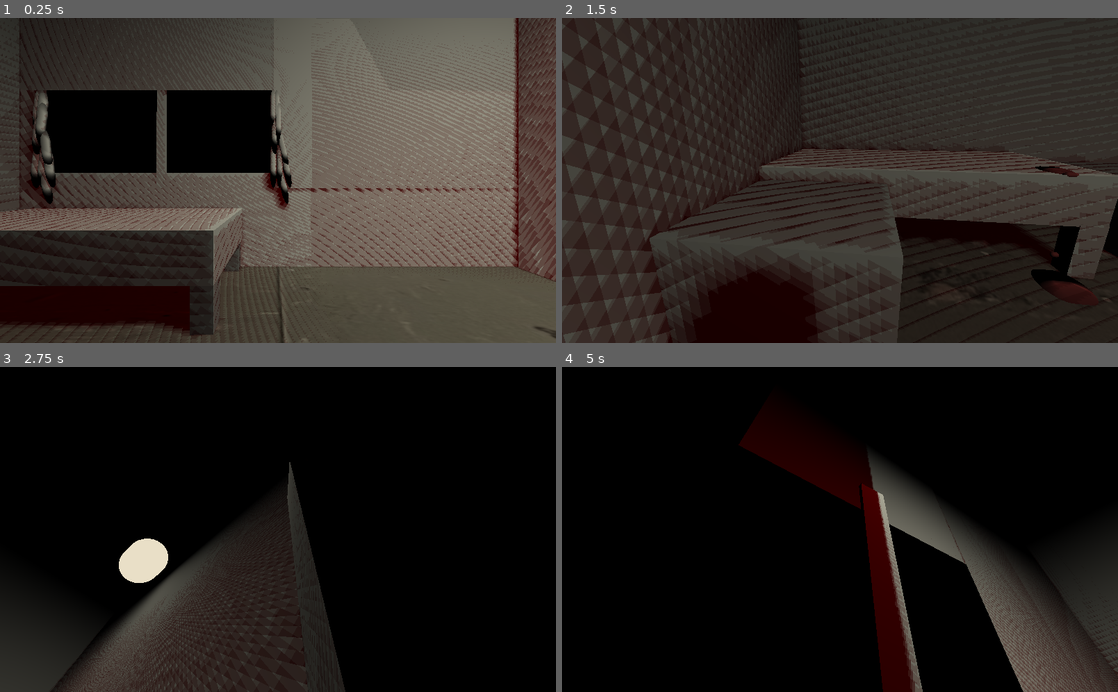
Above: before the commit, frames 1-4 (two rows, left to right).
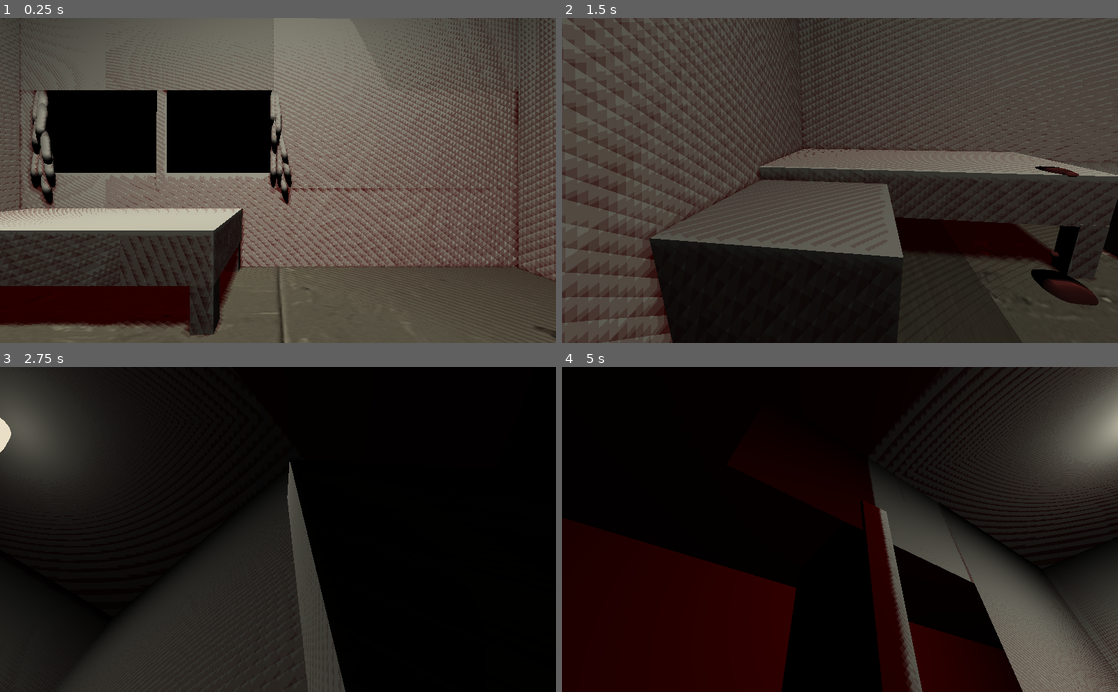
Above: after the commit, the same moments.

Repository: KGP-67/AR218_Petzold
Game: Godot game, scene res://Levels/Room.tscn
Two runs of this game, one before a commit and one after it. Both use one fixed random seed, a clock stepped at 60 frames per second and the inputs below. The project has no main scene, so this scene is started directly.
Inputs (mouse positions are in pixels of both pictures, inside the frame that each line leads up to):
- Up to frame 1 (0.25 s): no input
- Up to frame 2 (1.5 s): tap Enter at 0.5 s; move the mouse to (962, 164) at 0.52 s; hold Right (move_right) 0.53-1.28 s; tap Space (jump) at 0.77 s; move the mouse to (728, 196) at 1.27 s; hold O (move_backward) from 1.28 s (still down)
- Up to frame 3 (2.75 s): tap Space (jump) at 1.52 s; move the mouse to (333, 458) at 2.02 s; release O (move_backward) at 2.03 s; hold Right (move_right) from 2.03 s (still down)
- Up to frame 4 (5 s): move the mouse to (812, 594) at 2.77 s; release Right (move_right) at 2.78 s; hold , (move_forward) 2.78-3.53 s; tap Space (jump) at 3.02, 3.77, 4.52 s; move the mouse to (1006, 578) at 3.52 s; hold A (move_left) from 3.53 s (still down); move the mouse to (673, 480) at 4.27 s

The runs differ from the first frame. In frame 1, 44% of the frame differs, in the area x 0-100%, y 0-100%; in frame 2, 52%; in frame 3, 13%; in frame 4, 39%.

Commit message:
November 2

Diff:
--- a/3D_World_Workshop-main/3D_World_Workshop-main/3D_World_Workshop/Levels/Room.tscn
+++ b/3D_World_Workshop-main/3D_World_Workshop-main/3D_World_Workshop/Levels/Room.tscn
@@ -6,74 +6,29 @@
 [ext_resource path="res://Scenes/Bed2.tscn" type="PackedScene" id=4]
 [ext_resource path="res://Scenes/Walls.tscn" type="PackedScene" id=5]
 [ext_resource path="res://Scenes/Window Wall.tscn" type="PackedScene" id=6]
-[ext_resource path="res://Swinging Door.tscn" type="PackedScene" id=7]
+[ext_resource path="res://Scenes/Swinging Door.tscn" type="PackedScene" id=7]
 [ext_resource path="res://Scenes/Lamp.tscn" type="PackedScene" id=8]
 [ext_resource path="res://PanoramicPhotos/ESO_-_Milky_Way.jpeg" type="Texture" id=9]
+[ext_resource path="res://Scenes/Blood.tscn" type="PackedScene" id=10]
+[ext_resource path="res://Audio/Fan_01.ogg" type="AudioStream" id=11]
 
 [sub_resource type="CubeMesh" id=1]
 material = ExtResource( 3 )
 
 [sub_resource type="BoxShape" id=2]
 
-[sub_resource type="PanoramaSky" id=6]
+[sub_resource type="PlaneMesh" id=3]
+
+[sub_resource type="PanoramaSky" id=4]
 panorama = ExtResource( 9 )
 
-[sub_resource type="Environment" id=7]
+[sub_resource type="Environment" id=5]
 background_mode = 2
-background_sky = SubResource( 6 )
-
-[sub_resource type="Animation" id=5]
-resource_name = "See Through"
-loop = true
-tracks/0/type = "value"
-tracks/0/path = NodePath(".:rotation_degrees")
-tracks/0/interp = 1
-tracks/0/loop_wrap = true
-tracks/0/imported = false
-tracks/0/enabled = true
-tracks/0/keys = {
-"times": PoolRealArray( 0, 0.5 ),
-"transitions": PoolRealArray( 1, 1 ),
-"update": 0,
-"values": [ Vector3( 0, 88.34, 0 ), Vector3( 0, 179.029, 0 ) ]
-}
-tracks/1/type = "value"
-tracks/1/path = NodePath(".:translation")
-tracks/1/interp = 1
-tracks/1/loop_wrap = true
-tracks/1/imported = false
-tracks/1/enabled = true
-tracks/1/keys = {
-"times": PoolRealArray( 0, 0.5 ),
-"transitions": PoolRealArray( 1, 1 ),
-"update": 0,
-"values": [ Vector3( 16.1367, 8.71725, 18.2081 ), Vector3( 20.8432, 8.71725, 14.2376 ) ]
-}
-
-[sub_resource type="CapsuleMesh" id=8]
-
-[sub_resource type="CapsuleMesh" id=9]
-
-[sub_resource type="SpatialMaterial" id=10]
-flags_transparent = true
-albedo_color = Color( 0.596078, 0.219608, 0.219608, 1 )
-
-[sub_resource type="Animation" id=11]
-resource_name = "Blood Drip"
-length = 2.0
-loop = true
-tracks/0/type = "value"
-tracks/0/path = NodePath(".:translation")
-tracks/0/interp = 1
-tracks/0/loop_wrap = true
-tracks/0/imported = false
-tracks/0/enabled = true
-tracks/0/keys = {
-"times": PoolRealArray( 0, 0.5, 1, 1.5, 2 ),
-"transitions": PoolRealArray( 1, 1, 1, 1, 1 ),
-"update": 0,
-"values": [ Vector3( -9.58038, 4.09551, 1.33311 ), Vector3( -9.58, 4, 1.333 ), Vector3( -9.58, 2, 1.333 ), Vector3( -9.58, 1, 1.333 ), Vector3( -9.58, 0, 1.333 ) ]
-}
+background_sky = SubResource( 4 )
+
+[sub_resource type="CapsuleMesh" id=6]
+
+[sub_resource type="PlaneMesh" id=7]
 
 [node name="Level0" type="Spatial"]
 
@@ -89,8 +44,34 @@
 [node name="CollisionShape" type="CollisionShape" parent="Ground"]
 shape = SubResource( 2 )
 
+[node name="Hallway Ground" type="StaticBody" parent="."]
+transform = Transform( -100.949, 0, 0, 0, 0.5, 0, 0, 0, 18.3465, 0, -0.508487, 22.5245 )
+
+[node name="MeshInstance" type="MeshInstance" parent="Hallway Ground"]
+mesh = SubResource( 1 )
+material/0 = null
+
+[node name="MeshInstance" type="MeshInstance" parent="Hallway Ground/MeshInstance"]
+
+[node name="CollisionShape" type="CollisionShape" parent="Hallway Ground"]
+shape = SubResource( 2 )
+
+[node name="Ceiling" type="Node" parent="."]
+
+[node name="MeshInstance" type="MeshInstance" parent="Ceiling"]
+transform = Transform( -18.979, 8.74228e-08, 0, -1.65919e-06, -1, 0, 0, 0, 13.8306, 0, 24.7715, 0 )
+mesh = SubResource( 3 )
+material/0 = null
+
+[node name="Ceiling2" type="Node" parent="."]
+
+[node name="MeshInstance" type="MeshInstance" parent="Ceiling2"]
+transform = Transform( -109.879, 5.06137e-07, 0, -1.65919e-06, -1, 0, 0, 0, 22.2791, 0, 24.7715, 28.7045 )
+mesh = SubResource( 3 )
+material/0 = null
+
 [node name="WorldEnvironment" type="WorldEnvironment" parent="."]
-environment = SubResource( 7 )
+environment = SubResource( 5 )
 
 [node name="DirectionalLight" type="DirectionalLight" parent="."]
 transform = Transform( 1, 0, 0, 0, 0.707107, 0.707107, 0, -0.707107, 0.707107, 0, 0, 0 )
@@ -108,14 +89,7 @@
 
 [node name="Window Walls" parent="." instance=ExtResource( 6 )]
 
-[node name="Swinging Door" type="Node" parent="."]
-
-[node name="Door" parent="Swinging Door" instance=ExtResource( 7 )]
-transform = Transform( -4.32375, 0, 0.523244, 0, 8.87882, 0, -2.6548, 0, -0.852183, 19.2562, 8.71725, 15.5764 )
-
-[node name="AnimationPlayer2" type="AnimationPlayer" parent="Swinging Door/Door"]
-autoplay = "See Through"
-"anims/See Through" = SubResource( 5 )
+[node name="Swinging Door" parent="." instance=ExtResource( 7 )]
 
 [node name="Lamp" parent="." instance=ExtResource( 8 )]
 
@@ -123,118 +97,124 @@
 
 [node name="MeshInstance" type="MeshInstance" parent="Curtain"]
 transform = Transform( 0.206395, 0, 0, 0, 0.398941, -0.916977, 0, 0.256862, 0.111751, -0.312258, 10.1419, -15.1717 )
-mesh = SubResource( 8 )
+mesh = SubResource( 6 )
 material/0 = null
 
 [node name="MeshInstance6" type="MeshInstance" parent="Curtain"]
 transform = Transform( 0.206395, 0, 0, 0, 0.398941, -0.916977, 0, 0.256862, 0.111751, -0.070528, 10.1419, -15.1717 )
-mesh = SubResource( 8 )
+mesh = SubResource( 6 )
 material/0 = null
 
 [node name="MeshInstance2" type="MeshInstance" parent="Curtain"]
 transform = Transform( 0.206395, 0, 0, 0, 0.398941, -0.916977, 0, 0.256862, 0.111751, -0.00173235, 9.34994, -15.0687 )
-mesh = SubResource( 8 )
+mesh = SubResource( 6 )
 material/0 = null
 
 [node name="MeshInstance3" type="MeshInstance" parent="Curtain"]
 transform = Transform( 0.206395, 0, 0, 0, 0.398941, -0.916977, 0, 0.256862, 0.111751, -0.228655, 8.65225, -15.0687 )
-mesh = SubResource( 8 )
+mesh = SubResource( 6 )
 material/0 = null
 
 [node name="MeshInstance4" type="MeshInstance" parent="Curtain"]
 transform = Transform( 0.206395, 0, 0, 0, 0.398941, -0.916977, 0, 0.256862, 0.111751, 0.118242, 6.58902, -15.0687 )
-mesh = SubResource( 8 )
+mesh = SubResource( 6 )
 material/0 = null
 
 [node name="MeshInstance5" type="MeshInstance" parent="Curtain"]
 transform = Transform( 0.206395, 0, 0, 0, 0.398941, -0.916977, 0, 0.256862, 0.111751, -0.303656, 6.58902, -15.0687 )
-mesh = SubResource( 8 )
+mesh = SubResource( 6 )
 material/0 = null
 
 [node name="MeshInstance7" type="MeshInstance" parent="Curtain"]
 transform = Transform( 0.20118, -0.0586548, 0.19766, 0.0420617, 0.395304, -0.895478, -0.0188711, 0.255787, 0.111283, 0.489571, 6.58902, -15.0687 )
-mesh = SubResource( 8 )
+mesh = SubResource( 6 )
 material/0 = null
 
 [node name="MeshInstance8" type="MeshInstance" parent="Curtain"]
 transform = Transform( 0.20118, -0.0586548, 0.19766, 0.0420617, 0.395304, -0.895478, -0.0188711, 0.255787, 0.111283, 0.29549, 7.66452, -15.0687 )
-mesh = SubResource( 8 )
+mesh = SubResource( 6 )
 material/0 = null
 
 [node name="MeshInstance9" type="MeshInstance" parent="Curtain"]
 transform = Transform( 0.20118, -0.0586548, 0.19766, 0.0420617, 0.395304, -0.895478, -0.0188711, 0.255787, 0.111283, 0.29549, 5.53286, -15.0687 )
-mesh = SubResource( 8 )
+mesh = SubResource( 6 )
 material/0 = null
 
 [node name="Curtain2" type="Node" parent="."]
 
 [node name="MeshInstance" type="MeshInstance" parent="Curtain2"]
 transform = Transform( 0.206395, 0, 0, 0, 0.398941, -0.916977, 0, 0.256862, 0.111751, -15.6293, 10.1419, -15.1717 )
-mesh = SubResource( 8 )
+mesh = SubResource( 6 )
 material/0 = null
 
 [node name="MeshInstance6" type="MeshInstance" parent="Curtain2"]
 transform = Transform( 0.206395, 0, 0, 0, 0.398941, -0.916977, 0, 0.256862, 0.111751, -15.3876, 10.1419, -15.1717 )
-mesh = SubResource( 8 )
+mesh = SubResource( 6 )
 material/0 = null
 
 [node name="MeshInstance2" type="MeshInstance" parent="Curtain2"]
 transform = Transform( 0.206395, 0, 0, 0, 0.398941, -0.916977, 0, 0.256862, 0.111751, -15.3188, 9.34994, -15.0687 )
-mesh = SubResource( 8 )
+mesh = SubResource( 6 )
 material/0 = null
 
 [node name="MeshInstance3" type="MeshInstance" parent="Curtain2"]
 transform = Transform( 0.206395, 0, 0, 0, 0.398941, -0.916977, 0, 0.256862, 0.111751, -15.5457, 8.65225, -15.0687 )
-mesh = SubResource( 8 )
+mesh = SubResource( 6 )
 material/0 = null
 
 [node name="MeshInstance4" type="MeshInstance" parent="Curtain2"]
 transform = Transform( 0.206395, 0, 0, 0, 0.398941, -0.916977, 0, 0.256862, 0.111751, -15.1988, 6.58902, -15.0687 )
-mesh = SubResource( 8 )
+mesh = SubResource( 6 )
 material/0 = null
 
 [node name="MeshInstance5" type="MeshInstance" parent="Curtain2"]
 transform = Transform( 0.206395, 0, 0, 0, 0.398941, -0.916977, 0, 0.256862, 0.111751, -15.6207, 6.58902, -15.0687 )
-mesh = SubResource( 8 )
+mesh = SubResource( 6 )
 material/0 = null
 
 [node name="MeshInstance7" type="MeshInstance" parent="Curtain2"]
 transform = Transform( 0.20118, -0.0586548, 0.19766, 0.0420617, 0.395304, -0.895478, -0.0188711, 0.255787, 0.111283, -14.8275, 6.58902, -15.0687 )
-mesh = SubResource( 8 )
+mesh = SubResource( 6 )
 material/0 = null
 
 [node name="MeshInstance8" type="MeshInstance" parent="Curtain2"]
 transform = Transform( 0.20118, -0.0586548, 0.19766, 0.0420617, 0.395304, -0.895478, -0.0188711, 0.255787, 0.111283, -15.0216, 7.66452, -15.0687 )
-mesh = SubResource( 8 )
+mesh = SubResource( 6 )
 material/0 = null
 
 [node name="MeshInstance9" type="MeshInstance" parent="Curtain2"]
 transform = Transform( 0.20118, -0.0586548, 0.19766, 0.0420617, 0.395304, -0.895478, -0.0188711, 0.255787, 0.111283, -15.0216, 5.53286, -15.0687 )
-mesh = SubResource( 8 )
-material/0 = null
-
-[node name="Sludge" type="Node" parent="."]
-
-[node name="MeshInstance" type="MeshInstance" parent="Sludge"]
-transform = Transform( 0.752847, 0, 0, 0, 0.109634, 0, 0, 0, 0.323514, -10.548, 4.18215, 1.33311 )
-mesh = SubResource( 9 )
-material/0 = SubResource( 10 )
-
-[node name="MeshInstance3" type="MeshInstance" parent="Sludge"]
-transform = Transform( 0.10374, 0, 0, 0, 0.100068, 0, 0, 0, 0.18372, -9.76303, 4.18215, 1.33311 )
-mesh = SubResource( 9 )
-material/0 = SubResource( 10 )
-
-[node name="MeshInstance4" type="MeshInstance" parent="Sludge"]
-transform = Transform( 0.10374, 0, 0, 0, 0.100068, 0, 0, 0, 0.0942741, -9.58011, 4.02855, 1.33303 )
-mesh = SubResource( 9 )
-material/0 = SubResource( 10 )
-
-[node name="AnimationPlayer" type="AnimationPlayer" parent="Sludge/MeshInstance4"]
-autoplay = "Blood Drip"
-"anims/Blood Drip" = SubResource( 11 )
-
-[node name="MeshInstance2" type="MeshInstance" parent="Sludge"]
-transform = Transform( 0.953117, 0, 0, 0, 0.109634, 0, 0, 0, 0.546197, -8.93192, 0.0961633, 1.33311 )
-mesh = SubResource( 9 )
-material/0 = SubResource( 10 )
+mesh = SubResource( 6 )
+material/0 = null
+
+[node name="Blood" parent="." instance=ExtResource( 10 )]
+
+[node name="Hallway" type="Node" parent="."]
+
+[node name="Hall wall right" type="MeshInstance" parent="Hallway"]
+transform = Transform( -5.12087e-14, 1.29588e-07, 42.4533, -14.2675, -6.89857e-08, 0, -3.95165e-07, 1, -6.25943e-07, -59.2271, 14.32, 13.1287 )
+mesh = SubResource( 7 )
+material/0 = null
+
+[node name="Hall wall right2" type="MeshInstance" parent="Hallway"]
+transform = Transform( -5.12087e-14, 1.29588e-07, 42.4533, -14.2675, -6.89857e-08, 0, -3.95165e-07, 1, -6.25943e-07, 58.7033, 14.32, 13.1287 )
+mesh = SubResource( 7 )
+material/0 = null
+
+[node name="Hall wall right4" type="MeshInstance" parent="Hallway"]
+transform = Transform( 3.95165e-07, -1, -1.22975e-06, -14.2675, -6.89857e-08, 0, -3.39355e-14, 8.5877e-08, 42.4533, 100.621, 14.32, 21.2849 )
+mesh = SubResource( 7 )
+material/0 = null
+
+[node name="Hall wall right5" type="MeshInstance" parent="Hallway"]
+transform = Transform( -3.95165e-07, 1, -2.48164e-06, -14.2675, -6.89857e-08, 0, 6.84819e-14, -1.733e-07, -42.4533, -100.585, 14.32, 21.2849 )
+mesh = SubResource( 7 )
+material/0 = null
+
+[node name="Hall wall right3" type="MeshInstance" parent="Hallway"]
+transform = Transform( -1.23138e-13, 3.11612e-07, 102.085, 14.2675, 1.56408e-07, -5.47217e-14, 1.64247e-06, -1, 6.25943e-07, -0.422264, 14.32, 38.522 )
+mesh = SubResource( 7 )
+material/0 = null
+
+[node name="Fan" type="AudioStreamPlayer" parent="."]
+stream = ExtResource( 11 )
--- /dev/null
+++ b/3D_World_Workshop-main/3D_World_Workshop-main/3D_World_Workshop/Scenes/3D Scan.tscn
@@ -0,0 +1,14 @@
+[gd_scene load_steps=4 format=2]
+
+[ext_resource path="res://3D Scan/Katie.png" type="Texture" id=1]
+[ext_resource path="res://3D Scan/Katie.obj" type="ArrayMesh" id=2]
+
+[sub_resource type="SpatialMaterial" id=1]
+albedo_texture = ExtResource( 1 )
+
+[node name="Spatial" type="Spatial"]
+
+[node name="Katie" type="MeshInstance" parent="."]
+transform = Transform( 1, 0, 0, 0, -4.37114e-08, 1, 0, -1, -4.37114e-08, 0, 0, 0 )
+mesh = ExtResource( 2 )
+material/0 = SubResource( 1 )
--- /dev/null
+++ b/3D_World_Workshop-main/3D_World_Workshop-main/3D_World_Workshop/Scenes/Blood.tscn
@@ -0,0 +1,70 @@
+[gd_scene load_steps=5 format=2]
+
+[ext_resource path="res://Audio/Water drip_01.ogg" type="AudioStream" id=1]
+
+[sub_resource type="CapsuleMesh" id=1]
+
+[sub_resource type="SpatialMaterial" id=2]
+flags_transparent = true
+albedo_color = Color( 0.596078, 0.219608, 0.219608, 1 )
+
+[sub_resource type="Animation" id=3]
+length = 2.0
+loop = true
+tracks/0/type = "value"
+tracks/0/path = NodePath(".:translation")
+tracks/0/interp = 1
+tracks/0/loop_wrap = true
+tracks/0/imported = false
+tracks/0/enabled = true
+tracks/0/keys = {
+"times": PoolRealArray( 0, 0.5, 1, 1.5, 2 ),
+"transitions": PoolRealArray( 1, 1, 1, 1, 1 ),
+"update": 0,
+"values": [ Vector3( -9.58038, 4.09551, 1.33311 ), Vector3( -9.58, 4, 1.333 ), Vector3( -9.58, 2, 1.333 ), Vector3( -9.58, 1, 1.333 ), Vector3( -9.58, 0, 1.333 ) ]
+}
+
+[node name="Blood" type="Node"]
+
+[node name="MeshInstance" type="MeshInstance" parent="."]
+transform = Transform( 0.752847, 0, 0, 0, 0.109634, 0, 0, 0, 0.323514, -10.548, 4.18215, 1.33311 )
+mesh = SubResource( 1 )
+material/0 = SubResource( 2 )
+
+[node name="MeshInstance3" type="MeshInstance" parent="."]
+transform = Transform( 0.10374, 0, 0, 0, 0.100068, 0, 0, 0, 0.18372, -9.76303, 4.18215, 1.33311 )
+mesh = SubResource( 1 )
+material/0 = SubResource( 2 )
+
+[node name="MeshInstance4" type="MeshInstance" parent="."]
+transform = Transform( 0.10374, 0, 0, 0, 0.100068, 0, 0, 0, 0.0942741, -9.58011, 4.02855, 1.33303 )
+mesh = SubResource( 1 )
+material/0 = SubResource( 2 )
+
+[node name="AnimationPlayer" type="AnimationPlayer" parent="MeshInstance4"]
+autoplay = "Blood Drip"
+"anims/Blood Drip" = SubResource( 3 )
+
+[node name="MeshInstance2" type="MeshInstance" parent="."]
+transform = Transform( 0.953117, 0, 0, 0, 0.109634, 0, 0, 0, 0.546197, -8.93192, 0.0961633, 1.33311 )
+mesh = SubResource( 1 )
+material/0 = SubResource( 2 )
+
+[node name="MeshInstance5" type="MeshInstance" parent="."]
+transform = Transform( 0.953117, 0, 0, 0, 0.109634, 0, 0, 0, 0.546197, 4.24237, 0.0961633, 4.95035 )
+mesh = SubResource( 1 )
+material/0 = SubResource( 2 )
+
+[node name="MeshInstance6" type="MeshInstance" parent="."]
+transform = Transform( 2.01429, 0, 0, 0, 0.109634, 0, 0, 0, 1.18601, 9.50403, 0.0961633, 12.2671 )
+mesh = SubResource( 1 )
+material/0 = SubResource( 2 )
+
+[node name="MeshInstance7" type="MeshInstance" parent="."]
+transform = Transform( -1.0151, 0, 0, 0, 0.109634, 0, 0, 0, 0.524416, -2.13545, 0.0961633, 19.0679 )
+mesh = SubResource( 1 )
+material/0 = SubResource( 2 )
+
+[node name="AudioStreamPlayer3D" type="AudioStreamPlayer3D" parent="."]
+stream = ExtResource( 1 )
+autoplay = true
--- a/3D_World_Workshop-main/3D_World_Workshop-main/3D_World_Workshop/Scenes/Lamp.tscn
+++ b/3D_World_Workshop-main/3D_World_Workshop-main/3D_World_Workshop/Scenes/Lamp.tscn
@@ -26,7 +26,7 @@
 [node name="Lamp" type="Node"]
 
 [node name="OmniLight" type="OmniLight" parent="."]
-transform = Transform( 0.633975, 0, -0.773354, 0, 1, 0, 0.773354, 0, 0.633975, 13.6009, 22.4276, -1.21622 )
+transform = Transform( 0.633975, 0, -0.773354, 0, 1, 0, 0.773354, 0, 0.633975, 0.187639, 22.4276, -1.21622 )
 light_color = Color( 0.952941, 0.937255, 0.839216, 1 )
 light_energy = 0.84
 light_bake_mode = 0
@@ -35,7 +35,7 @@
 omni_range = 96.5047
 
 [node name="MeshInstance" type="MeshInstance" parent="."]
-transform = Transform( 1.59297, 0, 0, 0, 1.95094, 0, 0, 0, 1, 13.2513, 21.8672, -1.54927 )
+transform = Transform( 1.59297, 0, 0, 0, 1.95094, 0, 0, 0, 1, -0.16136, 21.8672, -1.54927 )
 mesh = SubResource( 1 )
 material/0 = SubResource( 2 )
 
--- /dev/null
+++ b/3D_World_Workshop-main/3D_World_Workshop-main/3D_World_Workshop/Scenes/Swinging Door.tscn
@@ -0,0 +1,50 @@
+[gd_scene load_steps=6 format=2]
+
+[ext_resource path="res://Swinging Door.tscn" type="PackedScene" id=1]
+[ext_resource path="res://Audio/Door hinge_01.ogg" type="AudioStream" id=2]
+
+[sub_resource type="CubeMesh" id=1]
+
+[sub_resource type="SpatialMaterial" id=2]
+
+[sub_resource type="Animation" id=3]
+loop = true
+tracks/0/type = "value"
+tracks/0/path = NodePath(".:rotation_degrees")
+tracks/0/interp = 1
+tracks/0/loop_wrap = true
+tracks/0/imported = false
+tracks/0/enabled = true
+tracks/0/keys = {
+"times": PoolRealArray( 0, 0.5 ),
+"transitions": PoolRealArray( 1, 1 ),
+"update": 0,
+"values": [ Vector3( 0, 88.34, 0 ), Vector3( 0, 179.029, 0 ) ]
+}
+tracks/1/type = "value"
+tracks/1/path = NodePath(".:translation")
+tracks/1/interp = 1
+tracks/1/loop_wrap = true
+tracks/1/imported = false
+tracks/1/enabled = true
+tracks/1/keys = {
+"times": PoolRealArray( 0, 0.5 ),
+"transitions": PoolRealArray( 1, 1 ),
+"update": 0,
+"values": [ Vector3( 16.1367, 8.71725, 18.2081 ), Vector3( 20.8432, 8.71725, 14.2376 ) ]
+}
+
+[node name="Swinging Door" type="Node"]
+
+[node name="Door" parent="." instance=ExtResource( 1 )]
+transform = Transform( -4.32375, 0, 0.523244, 0, 8.87882, 0, -2.6548, 0, -0.852183, 19.2562, 8.71725, 15.5764 )
+mesh = SubResource( 1 )
+material/0 = SubResource( 2 )
+
+[node name="AnimationPlayer2" type="AnimationPlayer" parent="Door"]
+autoplay = "See Through"
+"anims/See Through" = SubResource( 3 )
+
+[node name="AudioStreamPlayer3D" type="AudioStreamPlayer3D" parent="."]
+stream = ExtResource( 2 )
+autoplay = true
Not shown, added: 3D_World_Workshop-main/3D_World_Workshop-main/3D_World_Workshop/3D Scan/Katie.obj
Not shown, added: 3D_World_Workshop-main/3D_World_Workshop-main/3D_World_Workshop/3D Scan/Katie.obj.import
Not shown, added: 3D_World_Workshop-main/3D_World_Workshop-main/3D_World_Workshop/3D Scan/Katie.png.import
Not shown, added: 3D_World_Workshop-main/3D_World_Workshop-main/3D_World_Workshop/Audio/Door hinge_01.ogg.import
Not shown, added: 3D_World_Workshop-main/3D_World_Workshop-main/3D_World_Workshop/Audio/Fan_01.ogg.import
Not shown, added: 3D_World_Workshop-main/3D_World_Workshop-main/3D_World_Workshop/Audio/Water drip_01.ogg.import
Not shown, added: 3D_World_Workshop-main/3D_World_Workshop-main/3D_World_Workshop/3D Scan/Katie.png
Not shown, added: 3D_World_Workshop-main/3D_World_Workshop-main/3D_World_Workshop/Audio/Door hinge_01.ogg
Not shown, added: 3D_World_Workshop-main/3D_World_Workshop-main/3D_World_Workshop/Audio/Door hinge_01.xmp
Not shown, added: 3D_World_Workshop-main/3D_World_Workshop-main/3D_World_Workshop/Audio/Fan_01.ogg
Not shown, added: 3D_World_Workshop-main/3D_World_Workshop-main/3D_World_Workshop/Audio/Fan_01.xmp
Not shown, added: 3D_World_Workshop-main/3D_World_Workshop-main/3D_World_Workshop/Audio/Water drip_01.ogg
(and 1 more such lines)
